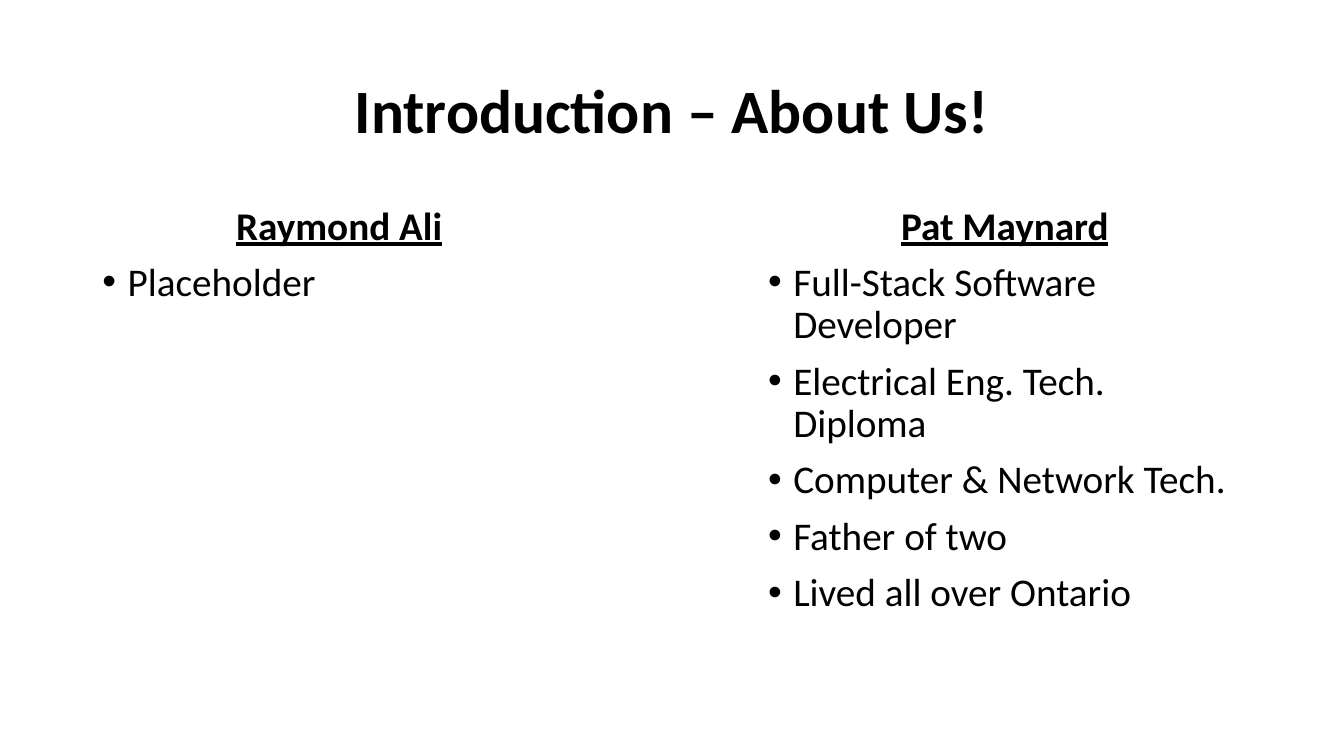
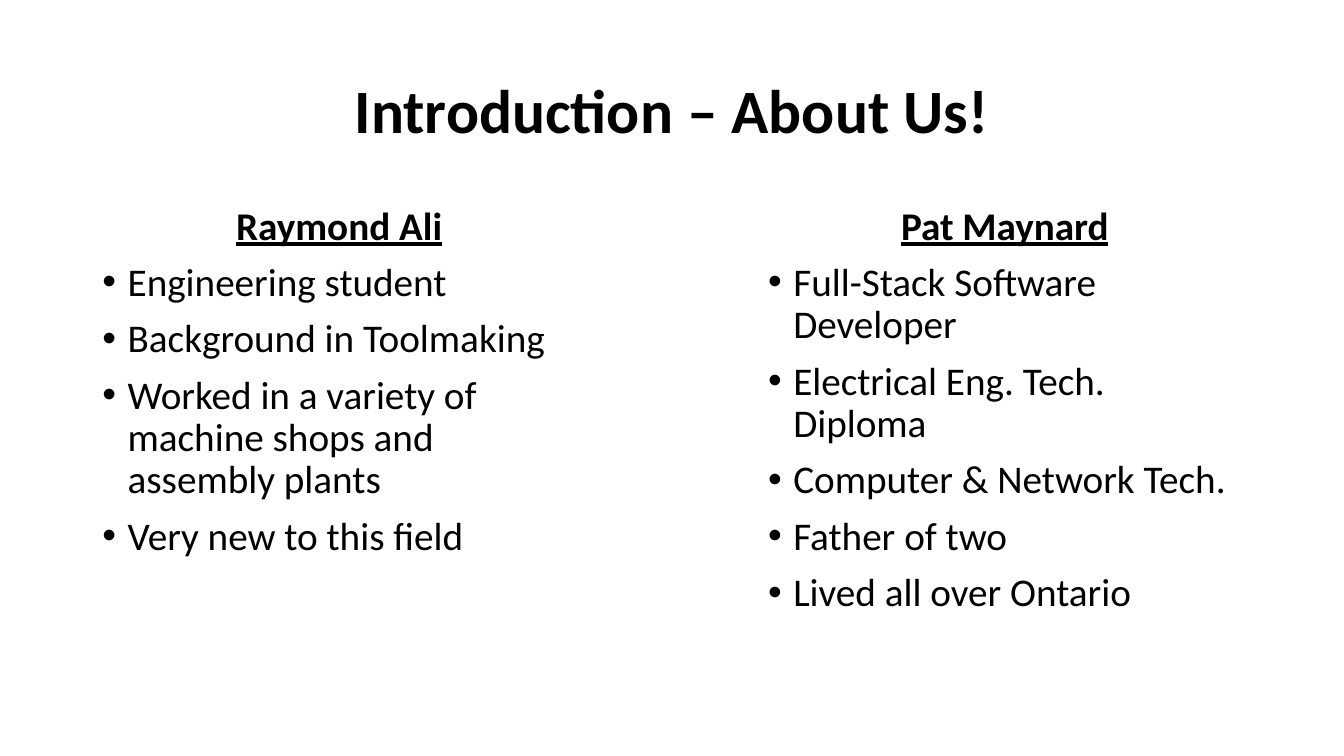
Before and after one commit to PMcTwist/Machine_Learn_Project, a slide deck: slide 2 of Presentation/Presentation_1.pptx. Drawn at 1344x756 pixels with LibreOffice and Linux fonts; fonts in the diff are those of the drawing. Boxes give left, top, right and bottom in pixels: in the first picture for what was removed or moved away, otherwise in the second. Text is boxed around its words. In the diff, an @@ line names an element or a change of style, - is before the commit and + after.

```diff
--- a/Presentation/Presentation_1.pptx
+++ b/Presentation/Presentation_1.pptx
@@ text at <box>128,268,545,557</box>: text changed @@
-• Placeholder
+• Engineering student
+• Background in Toolmaking
+• Worked in a variety of machine shops and assembly plants
+• Very new to this field
```
Also in this commit, not shown: 3 other slides changed, 1 slide added, 1 other file.
